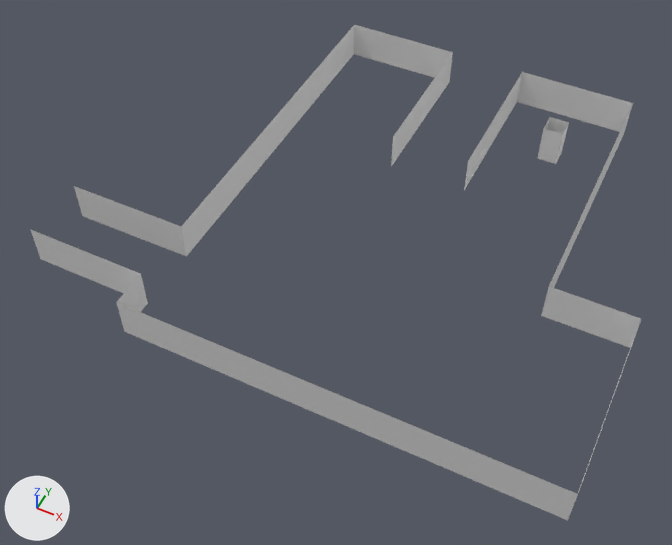
A saved change to the OBJ model asset/3d/room/under_nmp/cellar_col.obj.
Both versions are drawn from a 50 mm lens placed at (6.28, -14.23, 16.06), pointed at (-0.4, -0.87, -0.64). Arrows for +X, +Y and +Z are at lower left; the lights stay in place. Where no turn or scale is listed for an object, it has been applied to the vertices.
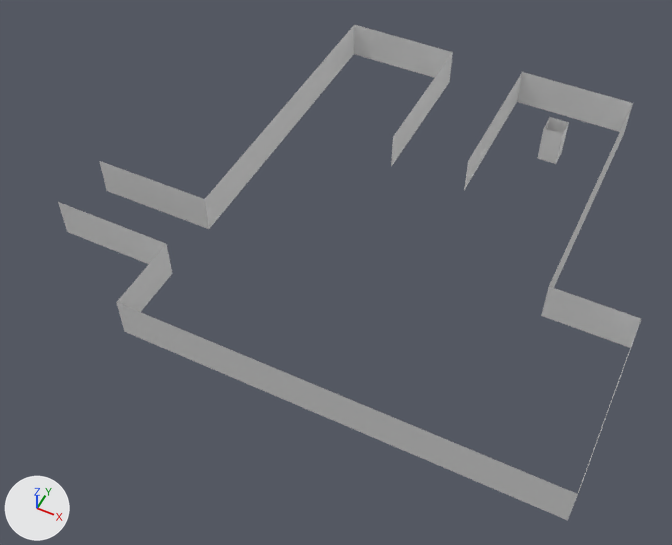
What differs and where, as boxes (x1, y1, x2, y2) in the pictures (672 x 545 px; the box of a moved part takes in the faces that stretch with it):
'Plane.001', reshaped: before (30, 25, 641, 520); after (58, 25, 641, 520)
part 1 of me_plane_001, moved or reshaped: before (30, 25, 354, 312); after (58, 25, 354, 312)

The edits, one by one:
me_plane_001 has 36 vertices, 16 faces and spans x -6.5..6.5, y -5.0..6.5, z 0.0..1.0.
me_plane_001 is used by ob_plane_001; location (0.0, 0.0, 0.0).
Before the commit, vertices of me_plane_001: 6 (-3.5, -2.5, 0.0) at pixel (186, 256), 7 (-3.5, -2.5, 1.0) at pixel (181, 226), 8 (-3.5, -4.1, 1.0) at pixel (140, 273), 9 (-3.5, -4.1, 0.0) at pixel (147, 303), 10 (-6.5, -2.5, 0.0) at pixel (82, 216).
Before the commit, vertices of me_plane_001: 11 (-6.5, -2.5, 1.0) at pixel (73, 185), 12 (-6.5, -4.1, 0.0) at pixel (40, 259), 13 (-6.5, -4.1, 1.0) at pixel (30, 229).
Part 1, on me_plane_001:
Vertices 6 to 13 of me_plane_001 move by (0.0, 1.0, 0.0).
